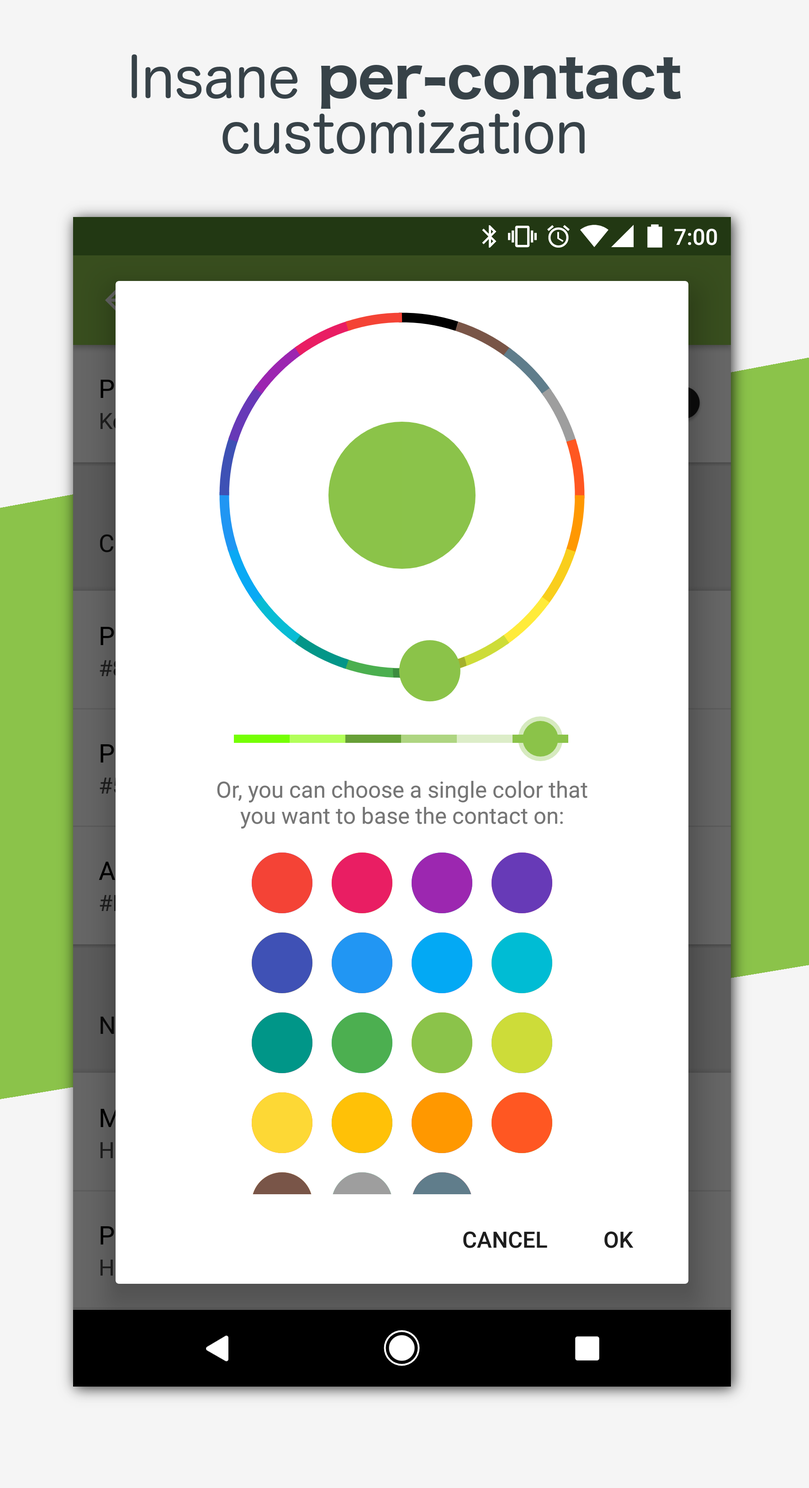
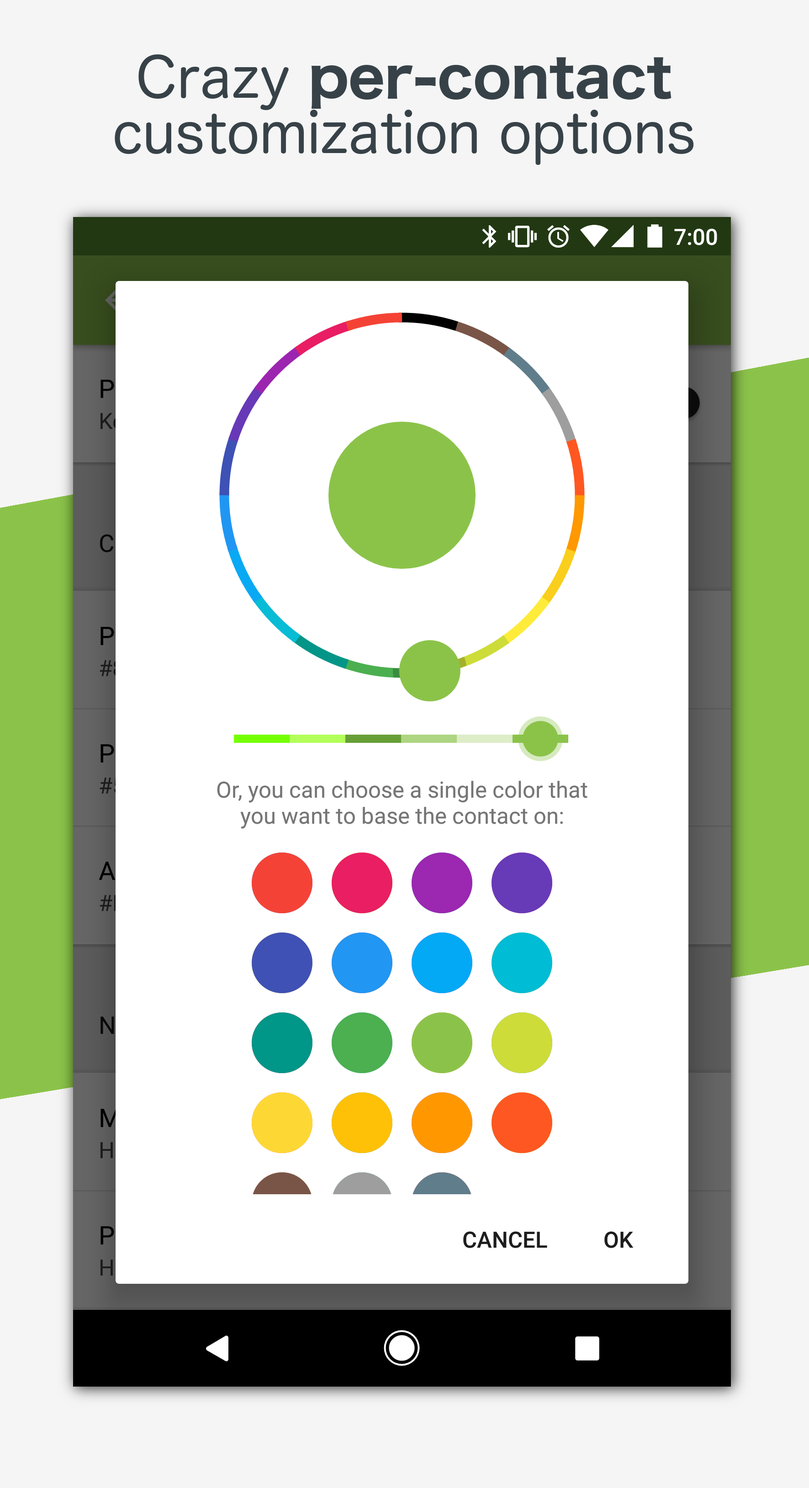
The second 809×1488 image is a revision of the first. Changes to its layers:
renamed "Insane per-contact customizati..." to "Crazy per-contact customizatio...", painted on it over [114, 54, 694, 165]
